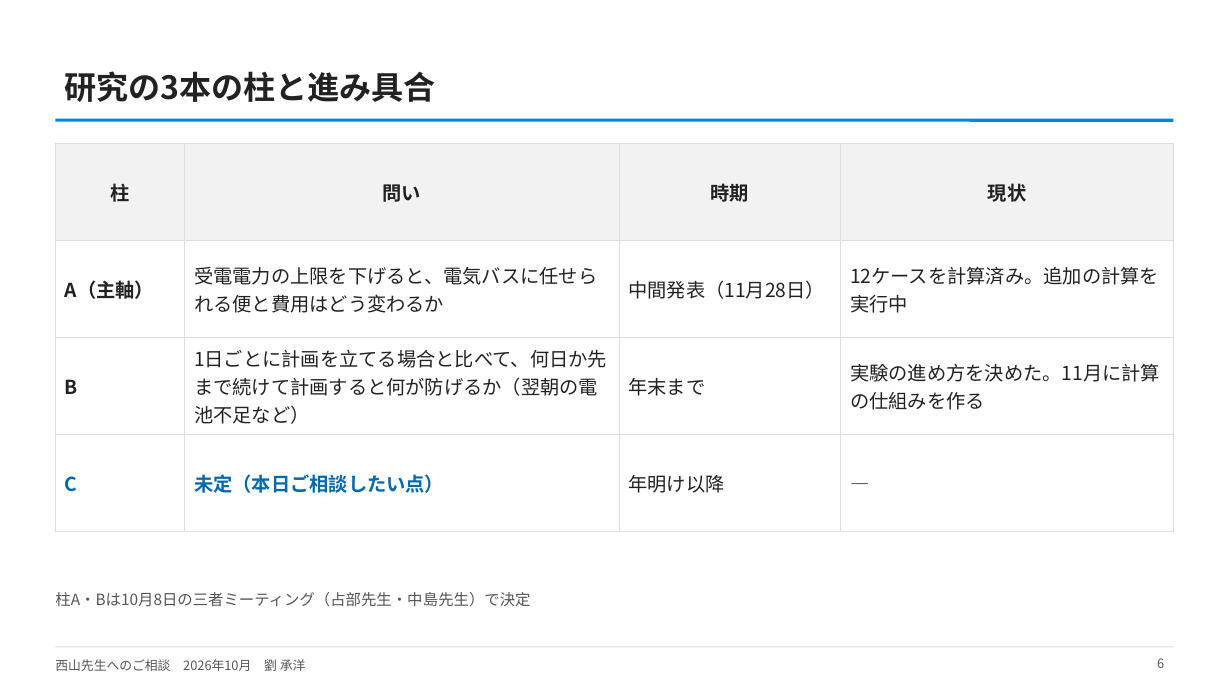
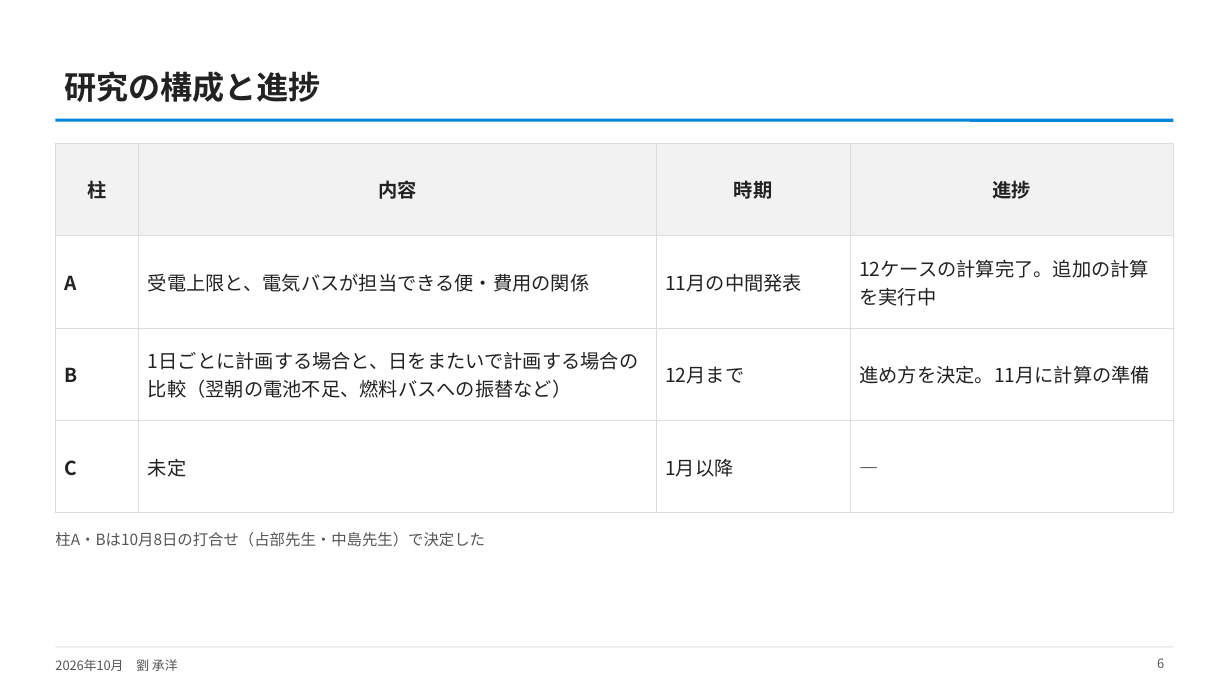
Before and after one commit to CYLIU2003/master-course, a slide deck: slide 6 of outcome/2026-10-21_nishiyama_consult/西山先生へのご相談_研究の現状と軸C_v2.pptx. Drawn at 1232x693 pixels with LibreOffice and Linux fonts; fonts in the diff are those of the drawing. Boxes give left, top, right and bottom in pixels: in the first picture for what was removed or moved away, otherwise in the second. Text is boxed around its words. In the diff, an @@ line names an element or a change of style, - is before the commit and + after.

```diff
--- a/outcome/2026-10-21_nishiyama_consult/西山先生へのご相談_研究の現状と軸C_v2.pptx
+++ b/outcome/2026-10-21_nishiyama_consult/西山先生へのご相談_研究の現状と軸C_v2.pptx
@@ title at bbox=[65, 71, 321, 102]: text changed @@
-研究の3本の柱と進み具合
+研究の構成と進捗
@@ table at bbox=[55, 143, 1174, 481] @@
-row 1, column 2: 問い
+row 1, column 2: 内容
-row 1, column 4: 現状
+row 1, column 4: 進捗
-row 2: A（主軸） | 受電電力の上限を下げると、電気バスに任せられる便と費用はどう変わるか | 中間発表（11月28日） | 12ケースを計算済み。追加の計算を実行中
+row 2: A | 受電上限と、電気バスが担当できる便・費用の関係 | 11月の中間発表 | 12ケースの計算完了。追加の計算を実行中
-row 3: B | 1日ごとに計画を立てる場合と比べて、何日か先まで続けて計画すると何が防げるか（翌朝の電池不足など） | 年末まで | 実験の進め方を決めた。11月に計算の仕組みを作る
+row 3: B | 1日ごとに計画する場合と、日をまたいで計画する場合の比較（翌朝の電池不足、燃料バスへの振替など） | 12月まで | 進め方を決定。11月に計算の準備
-row 4, column 2: 未定（本日ご相談したい点）
+row 4, column 2: 未定
-row 4, column 3: 年明け以降
+row 4, column 3: 1月以降
@@ text colour #0268B0 to #222222 in "C" @@
@@ text at bbox=[55, 532, 485, 547]: text changed @@
-柱A・Bは10月8日の三者ミーティング（占部先生・中島先生）で決定
+柱A・Bは10月8日の打合せ（占部先生・中島先生）で決定した
@@ text at bbox=[55, 659, 178, 671]: text changed @@
-西山先生へのご相談 2026年10月 劉 承洋
+2026年10月 劉 承洋
```
Also in this commit, not shown: 8 other slides changed, 2 slides added, 4 slides removed, 1 other file.
